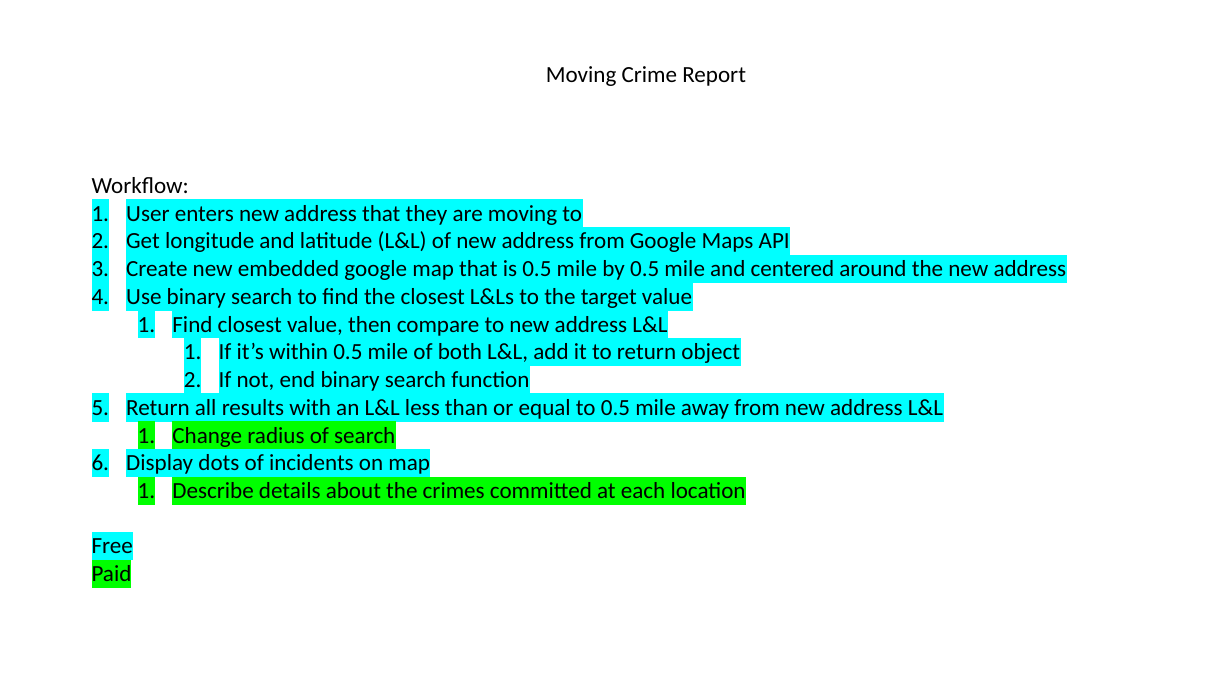
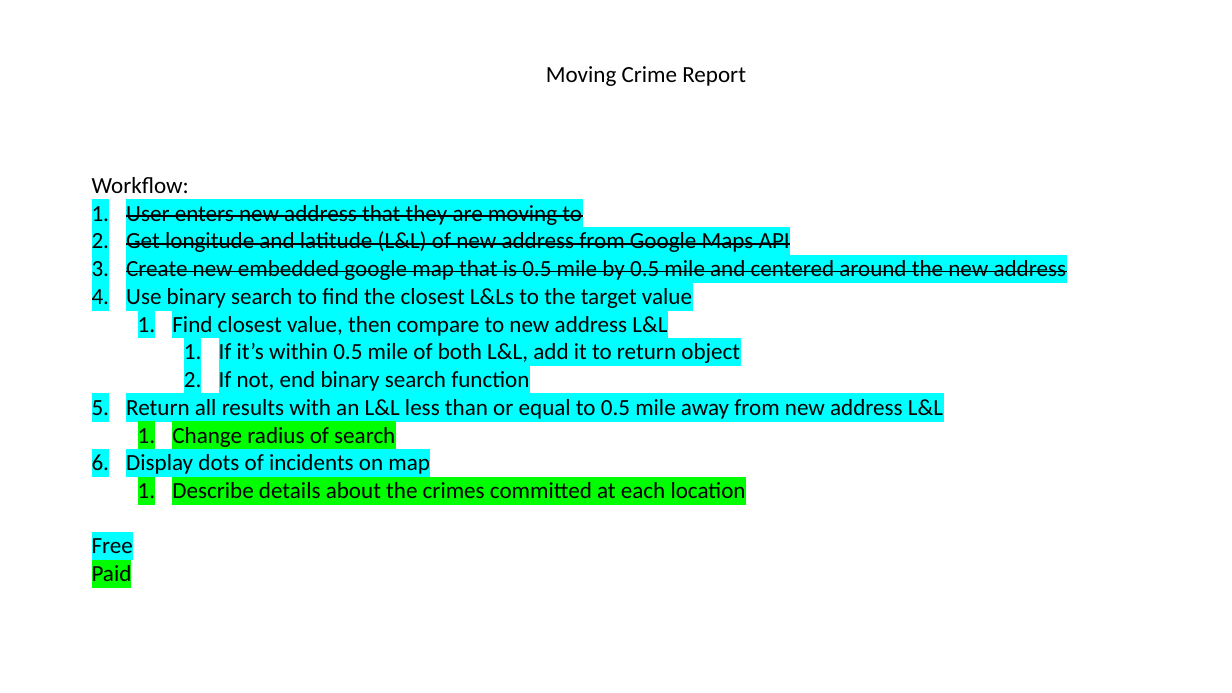
Before and after one commit to eaadalen/New-Address-Crime-Checker, a slide deck: slide 1 of Mockups.pptx. Drawn at 1232x693 pixels with LibreOffice and Linux fonts; fonts in the diff are those of the drawing. Boxes give left, top, right and bottom in pixels: in the first picture for what was removed or moved away, otherwise in the second. Text is boxed around its words. In the diff, an @@ line names an element or a change of style, - is before the commit and + after.

Commit message:
Add google maps fetch requests

```diff
--- a/Mockups.pptx
+++ b/Mockups.pptx
@@ text at (126, 205, 1067, 280): strikethrough on in "User enters new address that they are ...", "Get longitude and latitude (L&L) of new ...", "Create new embedded google map that is ..." @@
```
Also in this commit, not shown: 10 other files.
